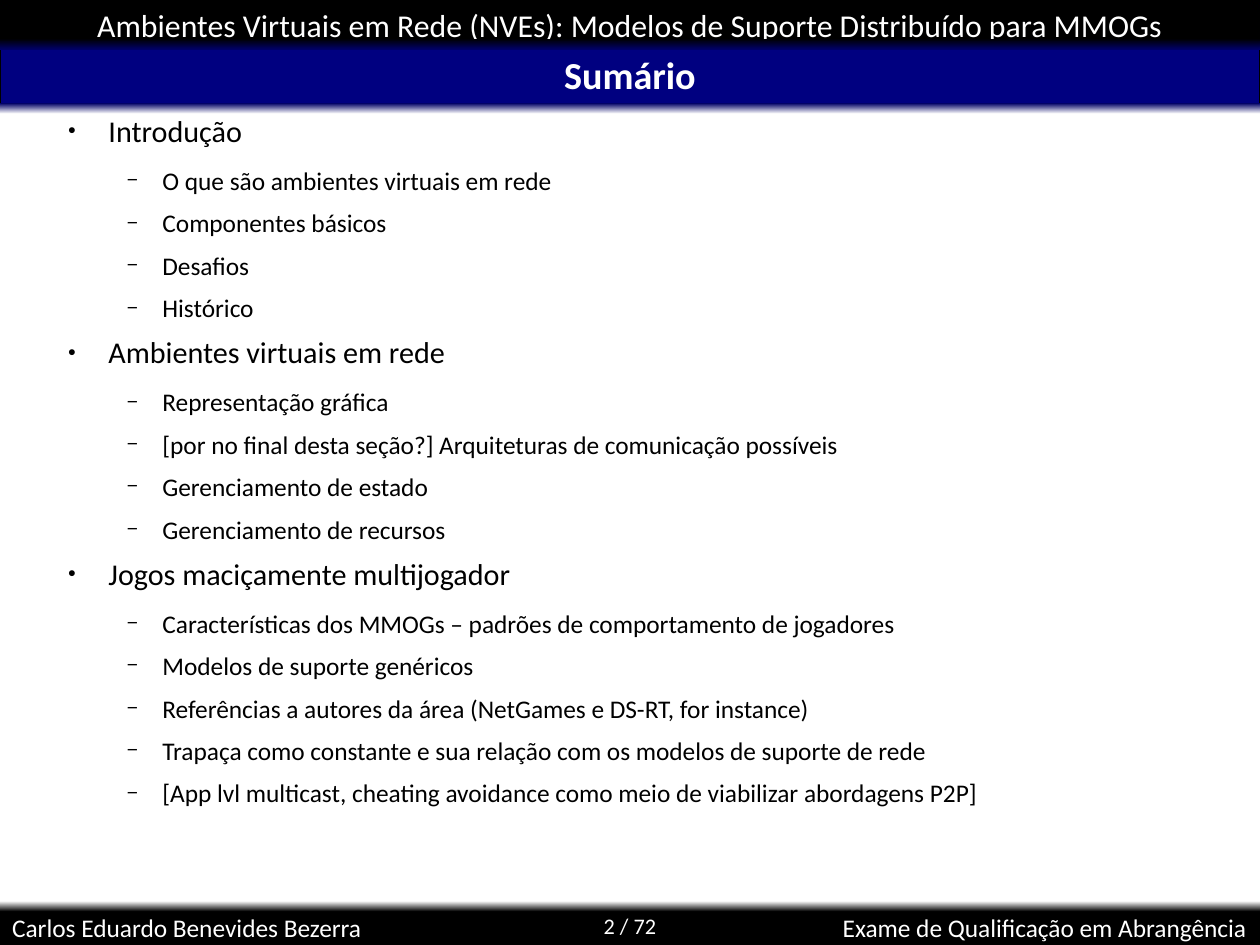
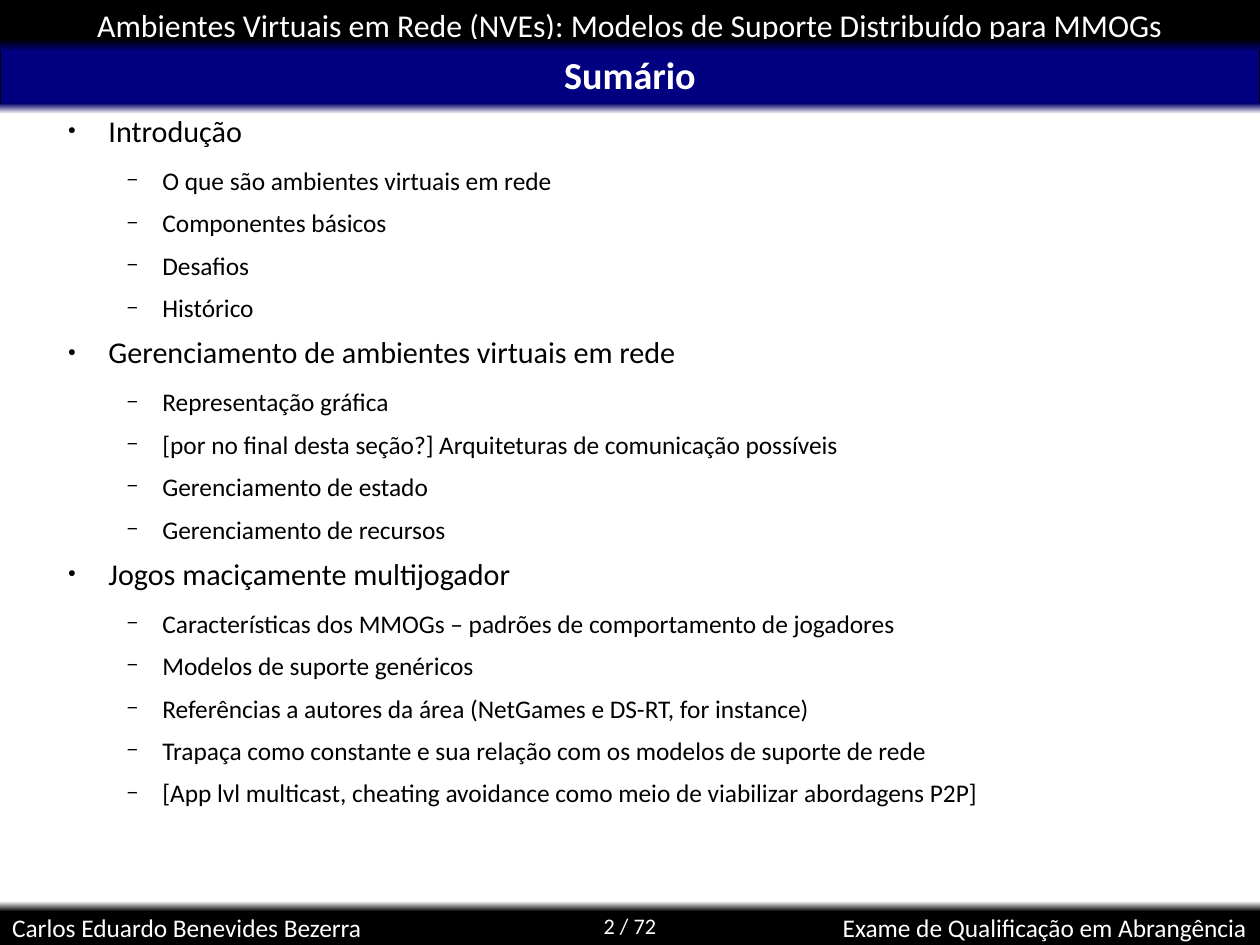
Before and after one commit to kdubezerra/kdubezerra, a slide deck: slide 2 of disciplinas/cmp600/app.ppt. Drawn at 1260x945 pixels with LibreOffice and Linux fonts; fonts in the diff are those of the drawing; background and template pictures are left out. Boxes give left, top, right and bottom in pixels: in the first picture for what was removed or moved away, otherwise in the second. Text is boxed around its words. In the diff, an @@ line names an element or a change of style, - is before the commit and + after.

```diff
--- a/disciplinas/cmp600/app.ppt
+++ b/disciplinas/cmp600/app.ppt
@@ text at <box>108,342,675,364</box>: text changed @@
-● Ambientes virtuais em rede
+● Gerenciamento de ambientes virtuais em rede
```
Also in this commit, not shown: 9 slides added, 1 slide removed, 3 other files.
